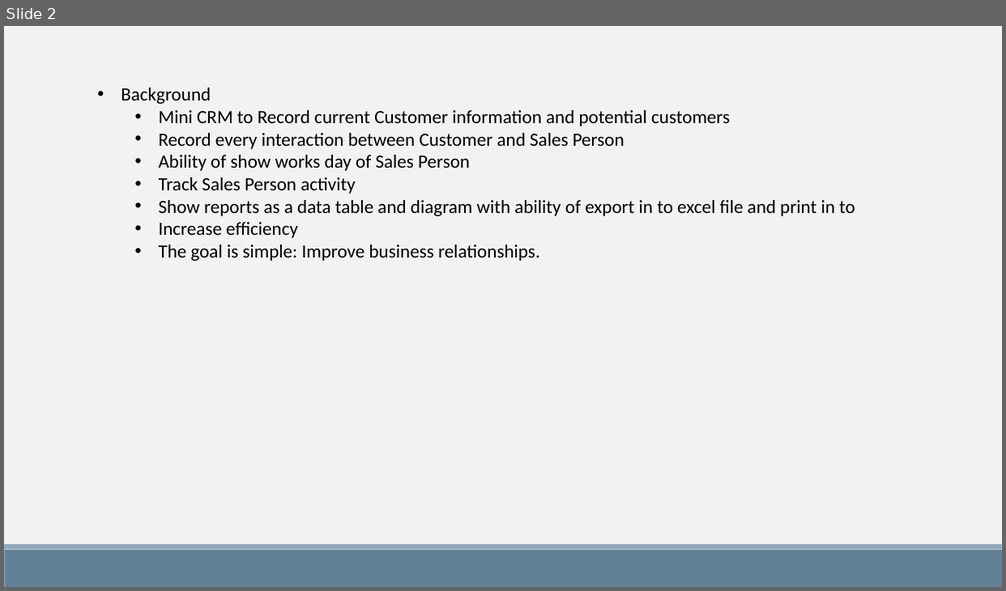
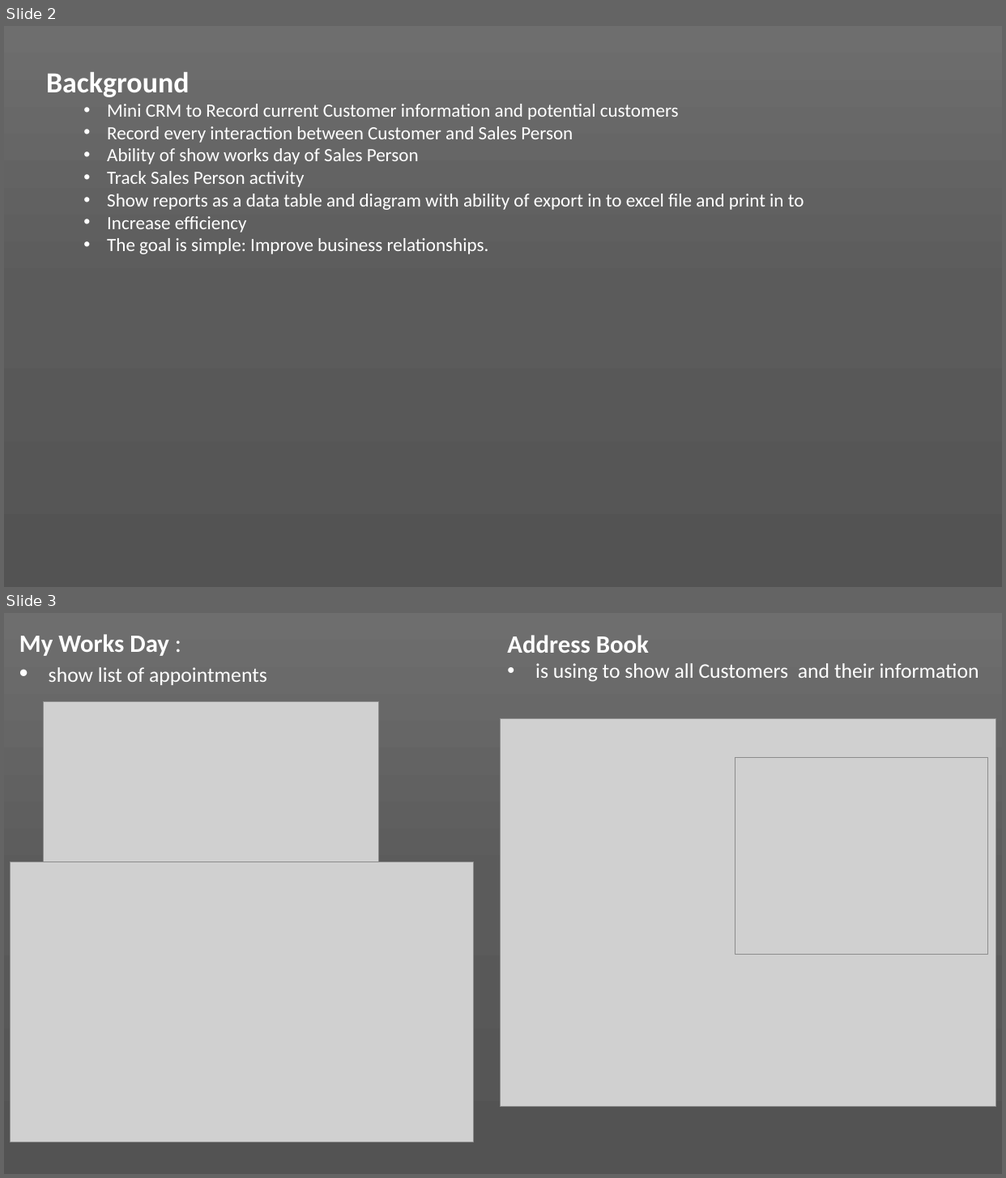
Before and after one commit to winotoj/ipd10-dotnet-CRM-Project, a slide deck: CRM PROJECT.pptx. Shown one above the other, each under a label of ours: slide 2 before the commit, slides 2 and 3 after it. The pictures are 1006x591 and 1006x1178 pixels, drawn with LibreOffice and Linux fonts; fonts in the diff are those of the drawing; grey boxes stand for pictures. Boxes give left, top, right and bottom in pixels: in the first picture for what was removed or moved away, otherwise in the second. Text is boxed around its words. In the diff, an @@ line names an element or a change of style, - is before the commit and + after.

```diff
--- a/CRM PROJECT.pptx
+++ b/CRM PROJECT.pptx
@@ slide 3 added at [4,613,1002,1174], background gradient #6E6E6E to #5B5B5B to #545454 @@
@@ text added at [19,634,267,685], 20 pt, text #FFFFFF @@
+My Works Day :
+• show list of appointments
@@ text added at [507,635,979,682], 20 pt, text #FFFFFF @@
+Address Book
+• is using to show all Customers and their information
@@ picture added at [43,701,378,885] @@
@@ picture added at [501,718,996,1107] @@
@@ picture added at [735,757,987,955] @@
@@ picture added at [10,862,474,1142] @@
@@ slide 2 changed as well @@
@@ background #F2F2F2 to gradient #6E6E6E to #5B5B5B to #545454 @@
@@ text "Background": place and size @@
-text "Background" at [121,88,855,261]
+text "Background" at [46,72,804,254]
@@ text "Background" at [46,72,804,254]: size 18 to 28 pt, bold on in "Background"; text colour #000000 to #FFFFFF; bullet • to none @@
@@ rectangle removed at [4,550,1002,587] @@
@@ rectangle removed at [4,544,1002,550] @@
```
Also in this commit, not shown: 4 other slides changed, 3 other slides added, 2 slides removed, 2 other files.
